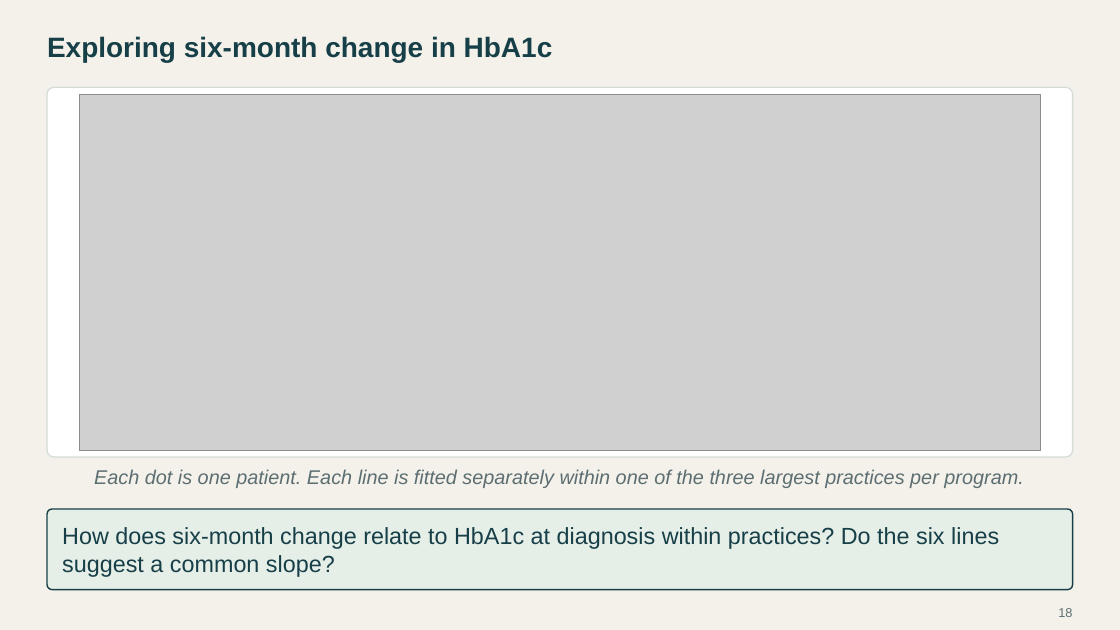
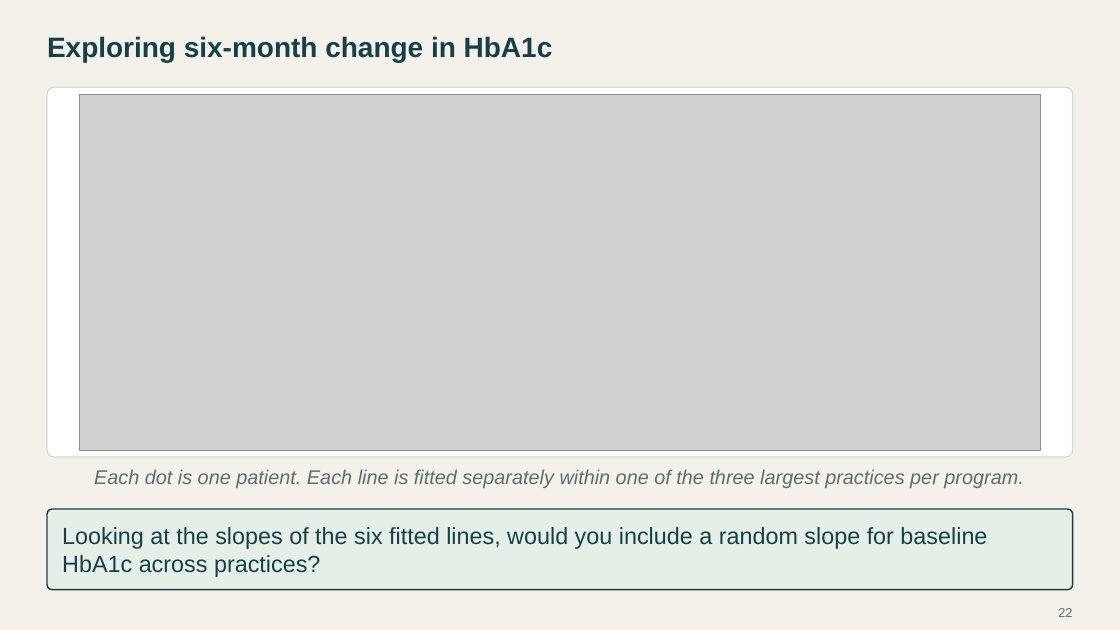
Before and after one commit to Postmus/BeyondMLR, a slide deck: slide 22 of lectures_2627/week3/Beyond_MLR_Week_3.pptx (slide 18 before the commit). Drawn at 1120x630 pixels with LibreOffice and Linux fonts; fonts in the diff are those of the drawing; grey boxes stand for pictures. Boxes give left, top, right and bottom in pixels: in the first picture for what was removed or moved away, otherwise in the second. Text is boxed around its words. In the diff, an @@ line names an element or a change of style, - is before the commit and + after.

```diff
--- a/lectures_2627/week3/Beyond_MLR_Week_3.pptx
+++ b/lectures_2627/week3/Beyond_MLR_Week_3.pptx
@@ text at (62, 527, 987, 577): text changed @@
-How does six-month change relate to HbA1c at diagnosis within practices? Do the six lines suggest a common slope?
+Looking at the slopes of the six fitted lines, would you include a random slope for baseline HbA1c across practices?
@@ page number at (1058, 608, 1072, 617): text changed @@
-18
+22
```
Also in this commit, not shown: 6 other slides changed, 6 slides added, 1 slide removed, 21 other files.
